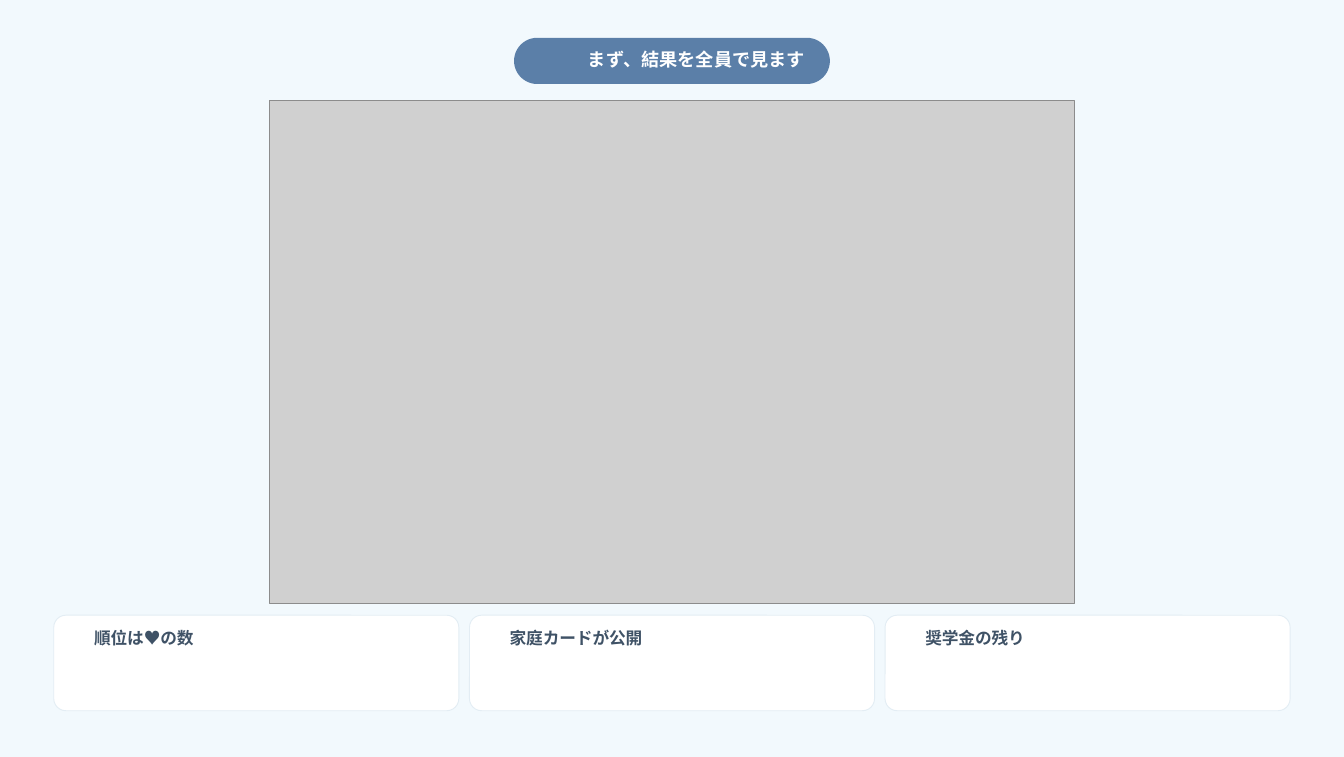
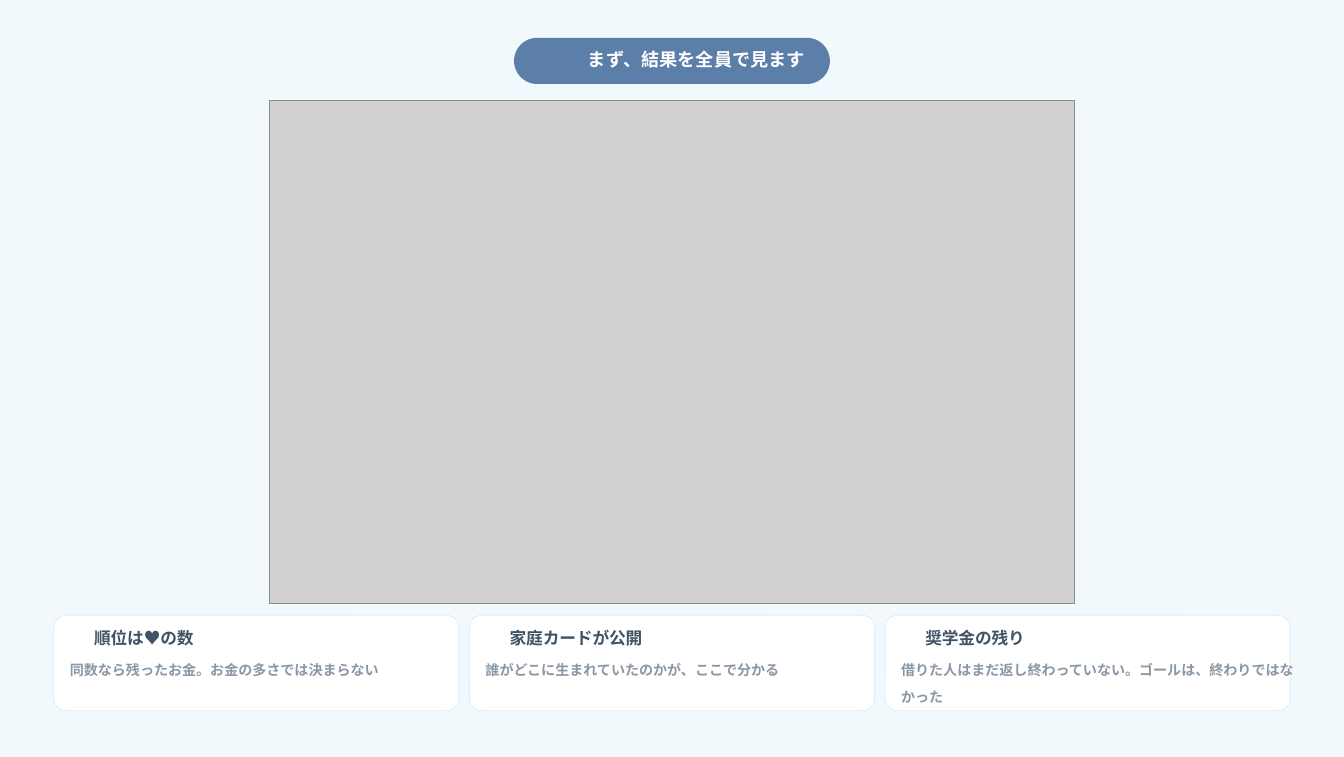
Before and after one commit to arico1101/door-world-short-online, a slide deck: slide 15 of slides.pptx. Drawn at 1344x757 pixels with LibreOffice and Linux fonts; fonts in the diff are those of the drawing; grey boxes stand for pictures; background and template pictures are left out. Boxes give left, top, right and bottom in pixels: in the first picture for what was removed or moved away, otherwise in the second. Text is boxed around its words. In the diff, an @@ line names an element or a change of style, - is before the commit and + after.

```diff
--- a/slides.pptx
+++ b/slides.pptx
@@ text added at [70,663,379,676], 11.2 pt, text #8A97A5, bold @@
+同数なら残ったお金。お金の多さでは決まらない
@@ text added at [485,663,779,676], 11.2 pt, text #8A97A5, bold @@
+誰がどこに生まれていたのかが、ここで分かる
@@ text added at [901,663,1294,703], 11.2 pt, text #8A97A5, bold @@
+借りた人はまだ返し終わっていない。ゴールは、終わりではなかった
```
Also in this commit, not shown: 3 other slides changed.
